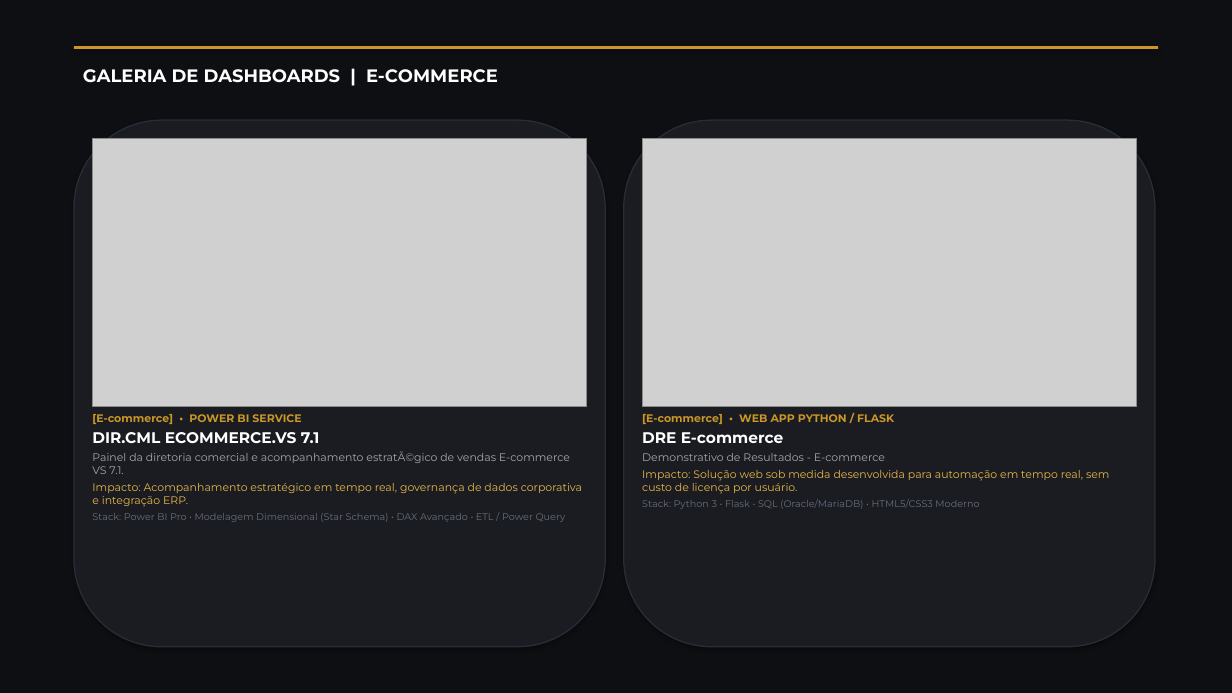
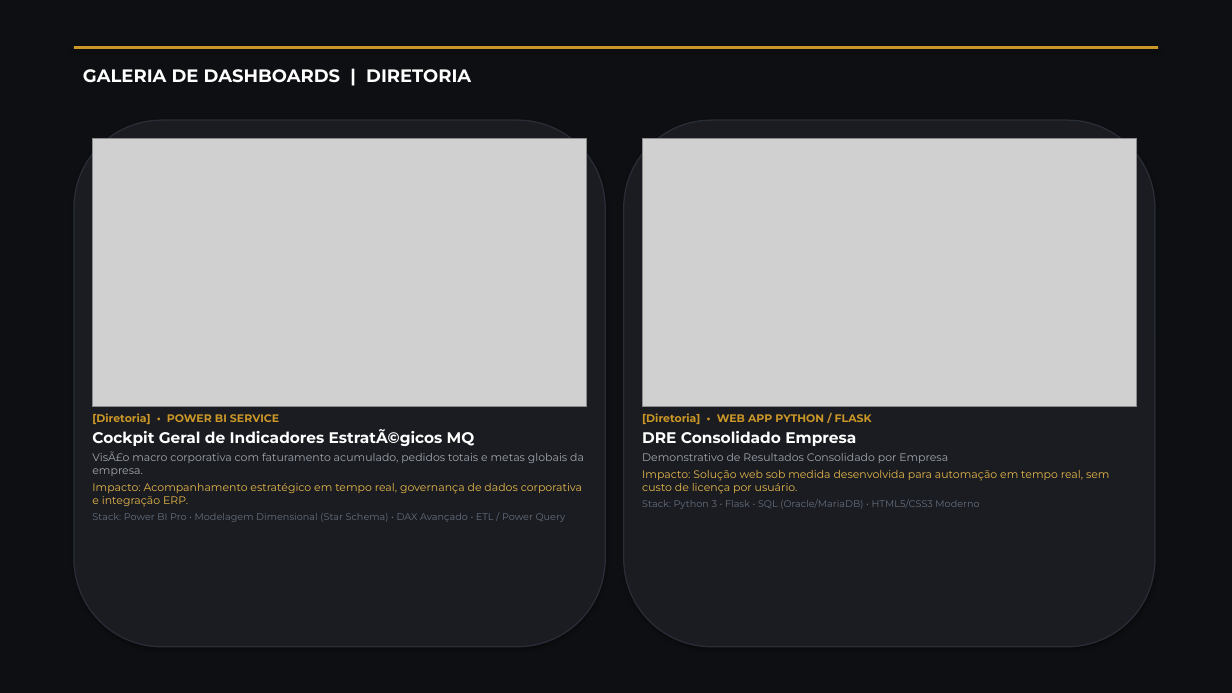
Before and after one commit to Sracm/portfolio-bi, a slide deck: slide 19 of Portfolio_Anderson_Mello_BI_Executive.pptx (slide 20 before the commit). Drawn at 1232x693 pixels with LibreOffice and Linux fonts; fonts in the diff are those of the drawing; grey boxes stand for pictures. Boxes give left, top, right and bottom in pixels: in the first picture for what was removed or moved away, otherwise in the second. Text is boxed around its words. In the diff, an @@ line names an element or a change of style, - is before the commit and + after.

Commit message:
Adiciona colecao completa de telas do Dashboard TV (Geral, Paises, Categorias, Marcas, Acumulado, Todos os Canais)

```diff
--- a/Portfolio_Anderson_Mello_BI_Executive.pptx
+++ b/Portfolio_Anderson_Mello_BI_Executive.pptx
@@ text at bbox=[83, 69, 471, 83]: text changed @@
-GALERIA DE DASHBOARDS | E-COMMERCE
+GALERIA DE DASHBOARDS | DIRETORIA
@@ text at bbox=[92, 413, 584, 476]: text changed @@
-[E-commerce] • POWER BI SERVICE
-DIR.CML ECOMMERCE.VS 7.1
-Painel da diretoria comercial e acompanhamento estratÃ©gico de vendas E-commerce VS 7.1.
+[Diretoria] • POWER BI SERVICE
+Cockpit Geral de Indicadores EstratÃ©gicos MQ
+VisÃ£o macro corporativa com faturamento acumulado, pedidos totais e metas globais da empresa.
@@ text at bbox=[642, 413, 948, 463]: text changed @@
-[E-commerce] • WEB APP PYTHON / FLASK
-DRE E-commerce
-Demonstrativo de Resultados - E-commerce
+[Diretoria] • WEB APP PYTHON / FLASK
+DRE Consolidado Empresa
+Demonstrativo de Resultados Consolidado por Empresa
```
Also in this commit, not shown: 28 other slides changed, 3 slides added, 11 other files.
